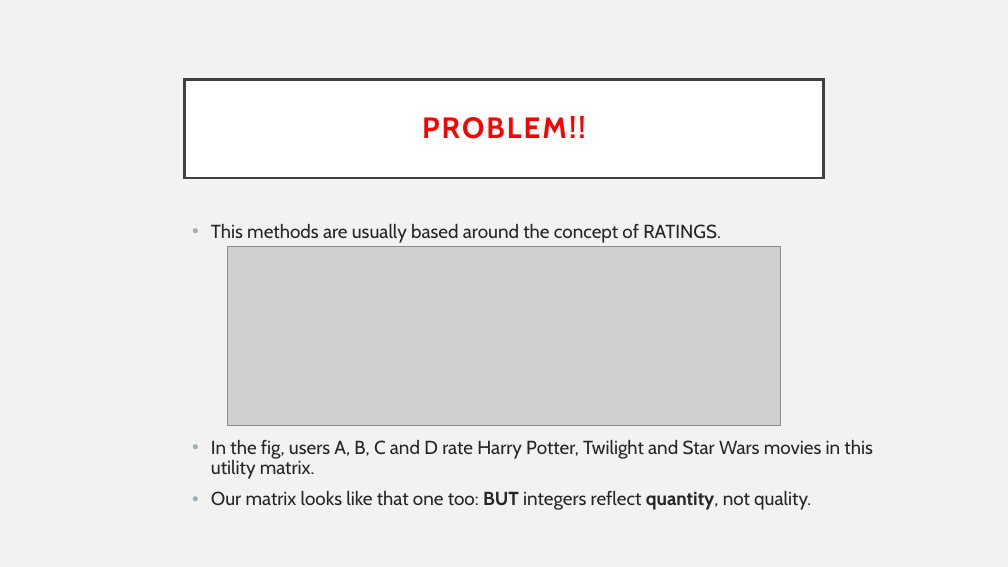
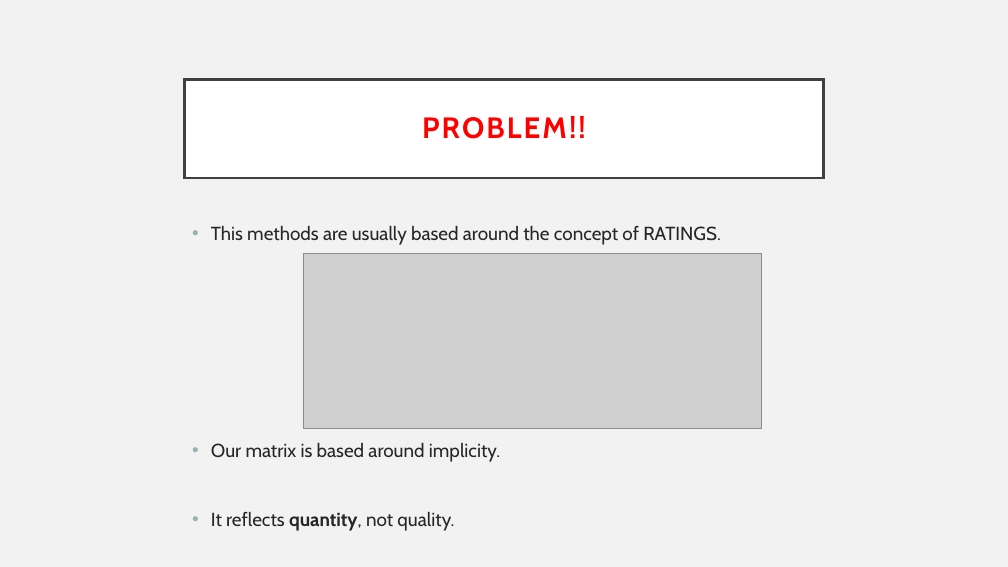
Before and after one commit to alexing/musicmagal, a slide deck: slide 5 of presentation.pptx (slide 8 before the commit). Drawn at 1008x567 pixels with LibreOffice and Linux fonts; fonts in the diff are those of the drawing; grey boxes stand for pictures. Boxes give left, top, right and bottom in pixels: in the first picture for what was removed or moved away, otherwise in the second. Text is boxed around its words. In the diff, an @@ line names an element or a change of style, - is before the commit and + after.

```diff
--- a/presentation.pptx
+++ b/presentation.pptx
@@ text "This methods are usually based ..." at bbox=[211, 226, 721, 245]: line spacing 0.9 to 1 @@
@@ picture: place and size @@
-picture at bbox=[228, 247, 781, 425]
+picture at bbox=[303, 253, 761, 429]
@@ text at bbox=[211, 440, 872, 510]: paragraphs removed @@
-• In the fig, users A, B, C and D rate Harry Potter, Twilight and Star Wars movies in this utility matrix.
-• Our matrix looks like that one too: BUT integers reflect quantity, not quality.
@@ text added at bbox=[211, 443, 500, 462], 18 pt, text #262626 @@
+• Our matrix is based around implicity.
@@ text added at bbox=[211, 512, 454, 531], 18 pt, text #262626 @@
+• It reflects quantity, not quality.
```
Also in this commit, not shown: 3 other slides changed, 2 slides added, 2 slides removed, 3 other files.
